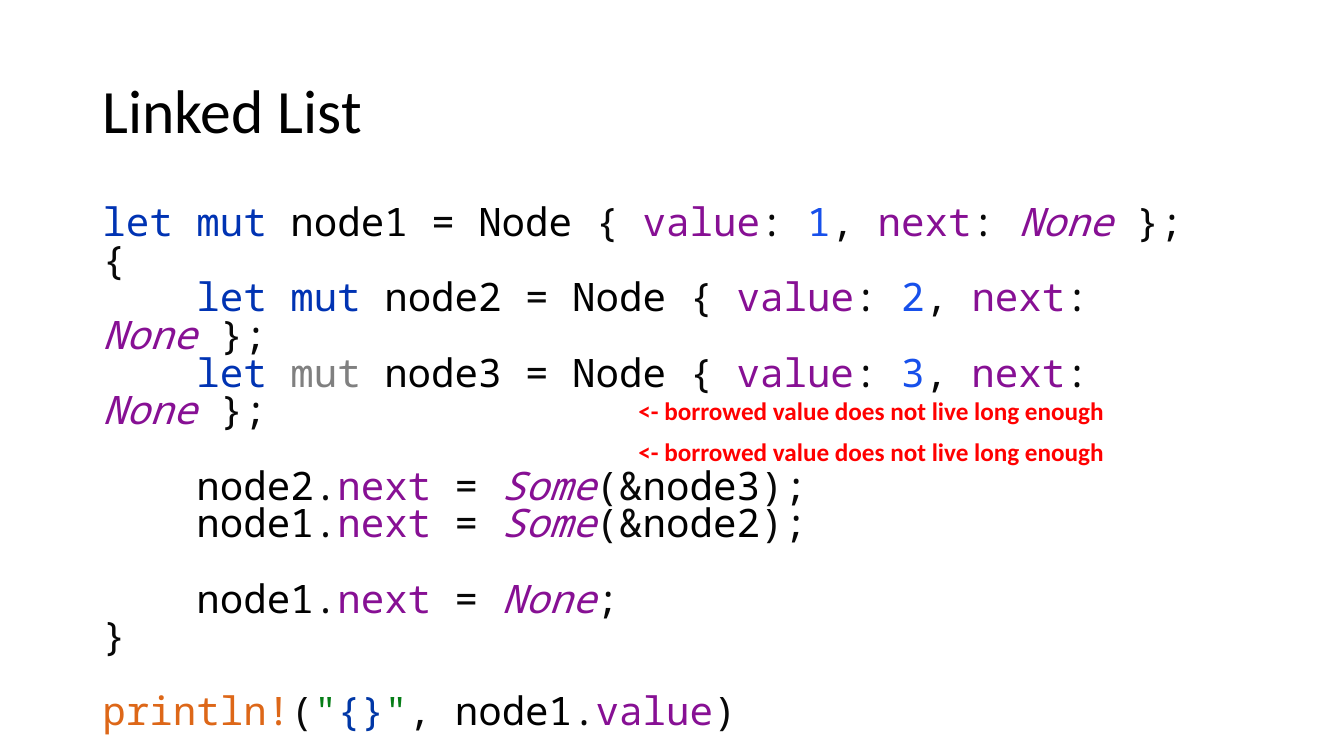
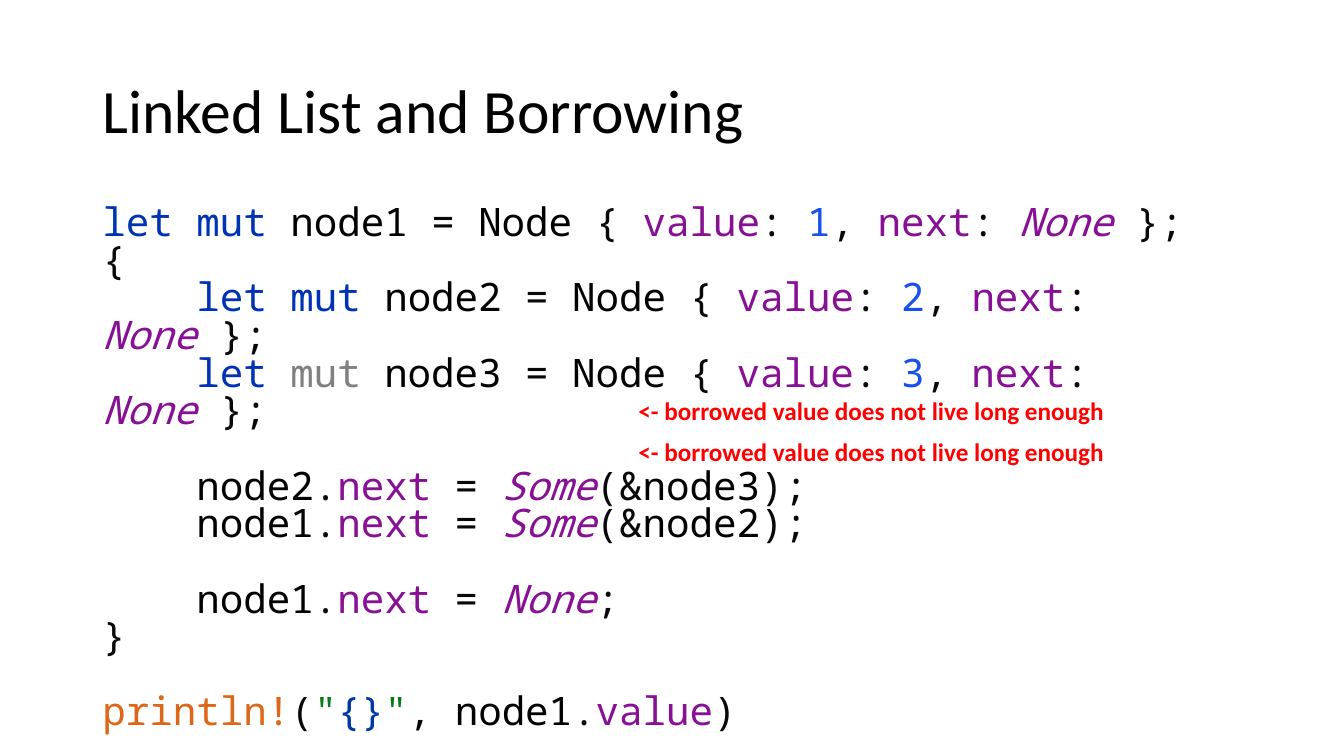
Before and after one commit to kugushev/course-rust-basics, a slide deck: slide 18 of pres/04-SmartPointers.pptx (slide 14 before the commit). Drawn at 1344x756 pixels with LibreOffice and Linux fonts; fonts in the diff are those of the drawing. Boxes give left, top, right and bottom in pixels: in the first picture for what was removed or moved away, otherwise in the second. Text is boxed around its words. In the diff, an @@ line names an element or a change of style, - is before the commit and + after.

```diff
--- a/pres/04-SmartPointers.pptx
+++ b/pres/04-SmartPointers.pptx
@@ title at (102, 90, 743, 144): text changed @@
-Linked List
+Linked List and Borrowing
```
Also in this commit, not shown: 12 other slides changed, 7 slides added, 1 slide removed, 2 other files.
